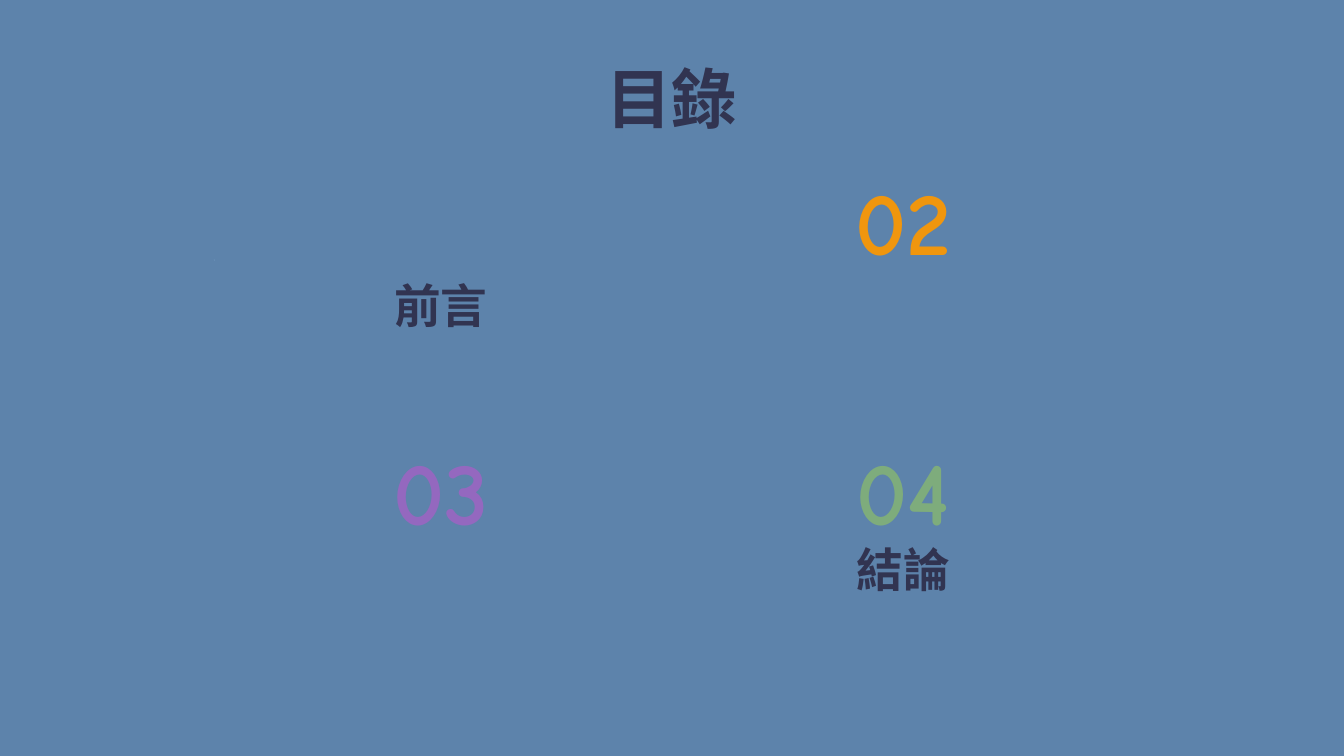
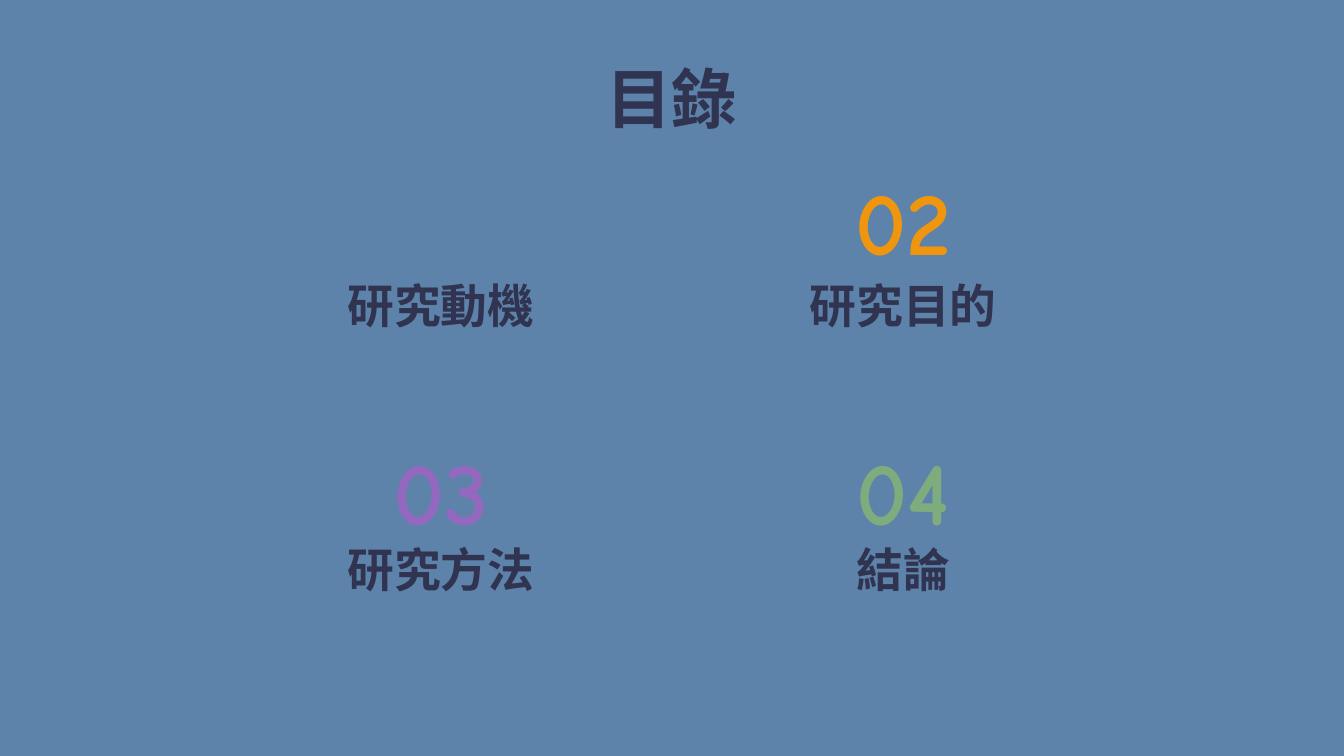
Before and after one commit to WangHungHsun/BDSE31TeamSix, a slide deck: slide 2 of BDSE31第六組期末專題提案報告.pptx. Drawn at 1344x756 pixels with LibreOffice and Linux fonts; fonts in the diff are those of the drawing; background and template pictures are left out. Boxes give left, top, right and bottom in pixels: in the first picture for what was removed or moved away, otherwise in the second. Text is boxed around its words. In the diff, an @@ line names an element or a change of style, - is before the commit and + after.

```diff
--- a/BDSE31第六組期末專題提案報告.pptx
+++ b/BDSE31第六組期末專題提案報告.pptx
@@ subtitle at [348, 283, 534, 327]: text changed @@
-前言
+研究動機
@@ subtitle added at [810, 283, 996, 327], 25 pt, text #313451, bold @@
+研究目的
@@ subtitle added at [348, 547, 534, 591], 25 pt, text #313451, bold @@
+研究方法
```
Also in this commit, not shown: 3 other slides changed.
